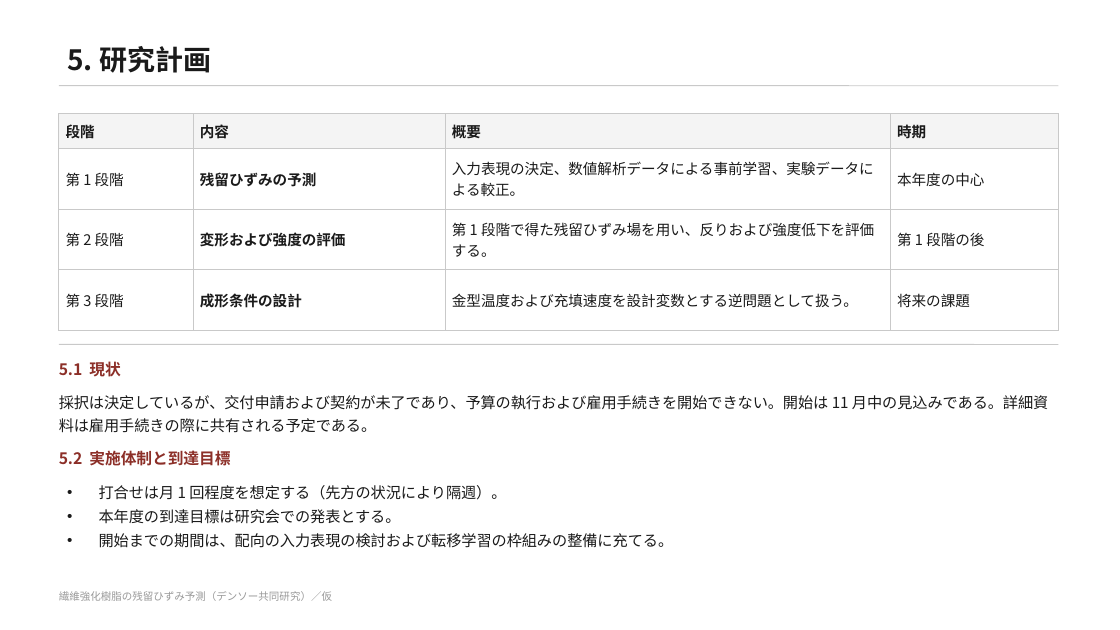
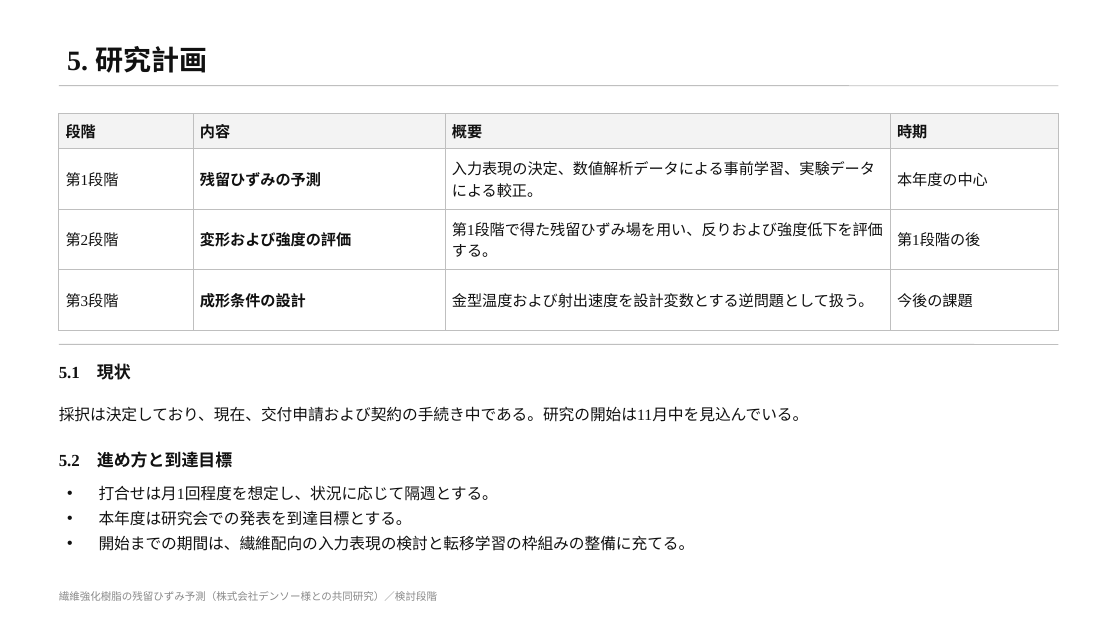
Before and after one commit to keisuke58/wccm2026-cfrp-gnn, a slide deck: slide 6 of slides/denso_residual_strain_draft.pptx. Drawn at 1120x630 pixels with LibreOffice and Linux fonts; fonts in the diff are those of the drawing. Boxes give left, top, right and bottom in pixels: in the first picture for what was removed or moved away, otherwise in the second. Text is boxed around its words. In the diff, an @@ line names an element or a change of style, - is before the commit and + after.

```diff
--- a/slides/denso_residual_strain_draft.pptx
+++ b/slides/denso_residual_strain_draft.pptx
@@ title "5. 研究計画" at (x1=67, y1=46, x2=207, y2=73): font Noto Sans CJK JP to Times New Roman, text colour #1A1A1A to #111111 @@
@@ table at (x1=59, y1=113, x2=1059, y2=530) @@
-row 2, column 1: 第 1 段階
+row 2, column 1: 第1段階
-row 3: 第 2 段階 | 変形および強度の評価 | 第 1 段階で得た残留ひずみ場を用い、反りおよび強度低下を評価する。 | 第 1 段階の後
+row 3: 第2段階 | 変形および強度の評価 | 第1段階で得た残留ひずみ場を用い、反りおよび強度低下を評価する。 | 第1段階の後
-row 4: 第 3 段階 | 成形条件の設計 | 金型温度および充填速度を設計変数とする逆問題として扱う。 | 将来の課題
+row 4: 第3段階 | 成形条件の設計 | 金型温度および射出速度を設計変数とする逆問題として扱う。 | 今後の課題
@@ fill #F4F4F4 to #F3F3F3 in row 1 @@
@@ size 12.5 to 13 pt, font Noto Sans CJK JP to Times New Roman, text colour #1A1A1A to #111111 in "段階", "内容", "概要", "時期" and 5 more places @@
@@ borders changed @@
@@ text "5.1 現状" at (x1=59, y1=363, x2=131, y2=380): size 13.5 to 14.5 pt, font Noto Sans CJK JP to Times New Roman, text colour #8C2F28 to #111111 @@
@@ text at (x1=59, y1=406, x2=809, y2=422): text changed; size 13 to 13.5 pt; font Noto Sans CJK JP to Times New Roman; text colour #1A1A1A to #111111 @@
-採択は決定しているが、交付申請および契約が未了であり、予算の執行および雇用手続きを開始できない。開始は 11 月中の見込みである。詳細資料は雇用手続きの際に共有される予定である。
+採択は決定しており、現在、交付申請および契約の手続き中である。研究の開始は11月中を見込んでいる。
@@ text at (x1=59, y1=451, x2=232, y2=468): text changed; size 13.5 to 14.5 pt; font Noto Sans CJK JP to Times New Roman; text colour #8C2F28 to #111111 @@
-5.2 実施体制と到達目標
+5.2 進め方と到達目標
@@ text at (x1=99, y1=485, x2=695, y2=551): text changed; size 13 to 13.5 pt; font Noto Sans CJK JP to Times New Roman; text colour #1A1A1A to #111111 @@
-• 打合せは月 1 回程度を想定する（先方の状況により隔週）。
-• 本年度の到達目標は研究会での発表とする。
-• 開始までの期間は、配向の入力表現の検討および転移学習の枠組みの整備に充てる。
+• 打合せは月1回程度を想定し、状況に応じて隔週とする。
+• 本年度は研究会での発表を到達目標とする。
+• 開始までの期間は、繊維配向の入力表現の検討と転移学習の枠組みの整備に充てる。
@@ text at (x1=59, y1=591, x2=437, y2=601): text changed; font Noto Sans CJK JP to Times New Roman; text colour #9A9A9A to #8A8A8A @@
-繊維強化樹脂の残留ひずみ予測（デンソー共同研究）／仮
+繊維強化樹脂の残留ひずみ予測（株式会社デンソー様との共同研究）／検討段階
```
Also in this commit, not shown: 7 other slides changed, 6 other files.
